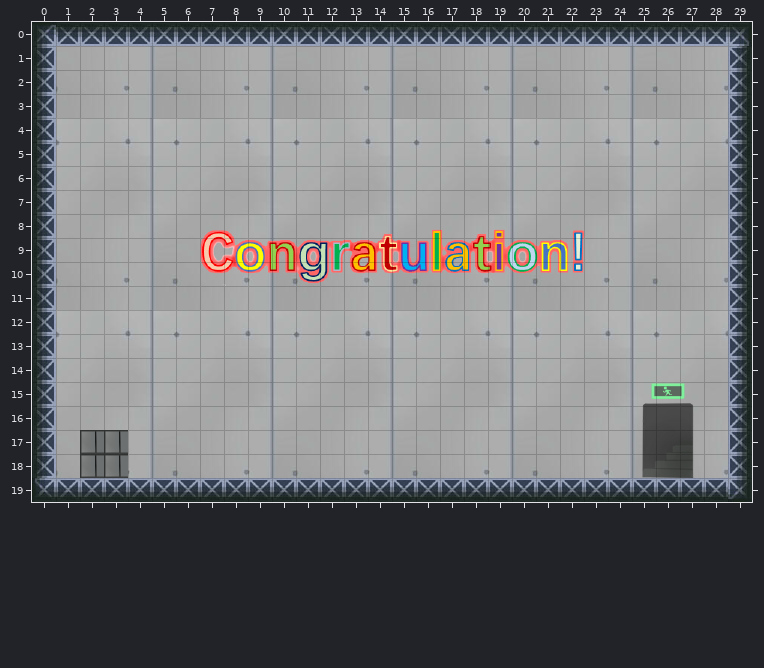
Tiled map, stored at Release.win32/Resources/Map/Level9.tmx. Above, as it was before the edit.
Cells are 32x32 px. Shown: x 0..29, y 0..19.
After:
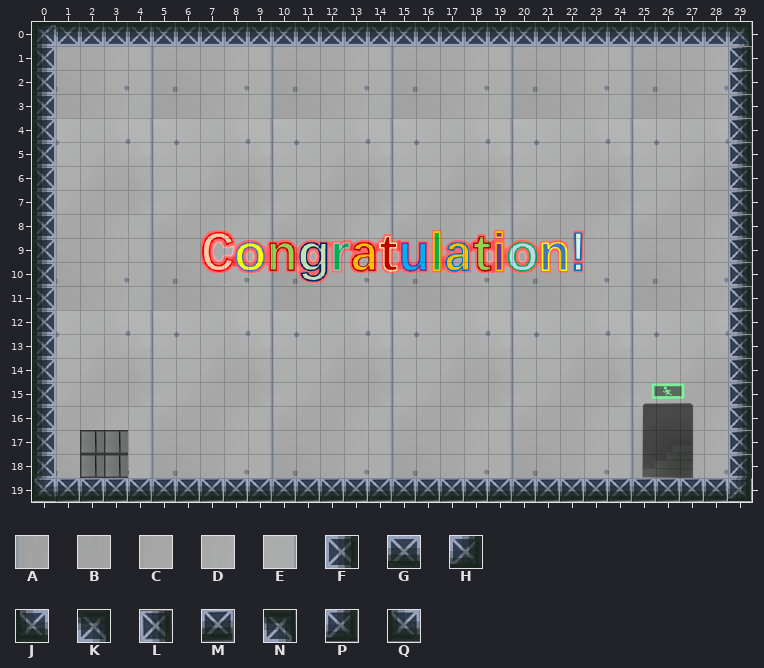
Key: from "地图素材": A 109, B 110, C 111, D 112, E 113, F 165 turned 180, G 165 turned 270, H 167 turned 180, J 167 turned 270, K 167 turned 90, L 169, M 171, N 202, P 204, Q 206.
_ is an empty cell, . an unchanged one.
Edits made:
--- layer "Background"
@@ x 1..5 @@
-19 _____
+19 BCDEA
--- layer "Platform"
@@ x 0..29 @@
- 0 .............................K
- 1 .............................F
- 2 .............................F
- 3 .............................F
- 4 .............................F
- 5 .............................F
- 6 .............................F
- 7 .............................F
- 8 .............................F
- 9 .............................F
-10 .............................F
-11 .............................F
-12 .............................F
-13 .............................F
-14 .............................F
-15 .............................F
-16 .............................F
-17 .............................F
-18 .............................F
-19 JGGGGGGGGGGGGGGGGGGGGGGGGGGGGH
+ 0 .............................N
+ 1 .............................L
+ 2 .............................L
+ 3 .............................L
+ 4 .............................L
+ 5 .............................L
+ 6 .............................L
+ 7 .............................L
+ 8 .............................L
+ 9 .............................L
+10 .............................L
+11 .............................L
+12 .............................L
+13 .............................L
+14 .............................L
+15 .............................L
+16 .............................L
+17 .............................L
+18 .............................L
+19 QMMMMMMMMMMMMMMMMMMMMMMMMMMMMP
Pixel boxes of the changes (left, top, right, bottom) in both pictures:
changed: (32, 22, 752, 502)
